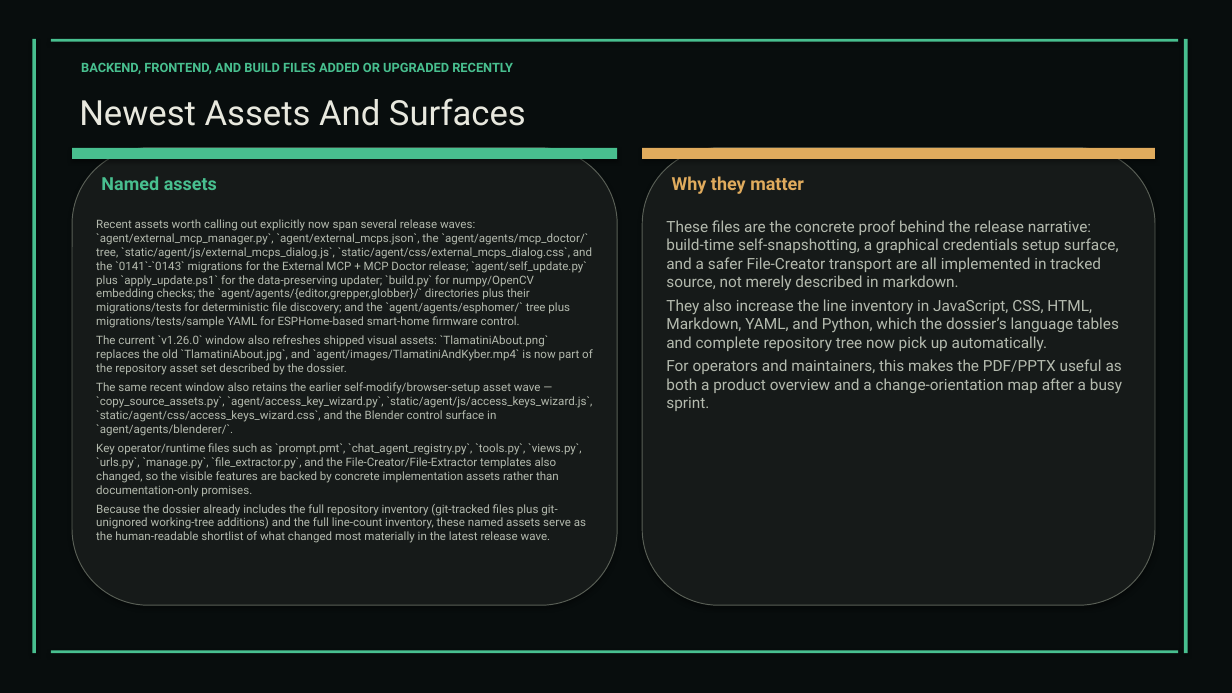
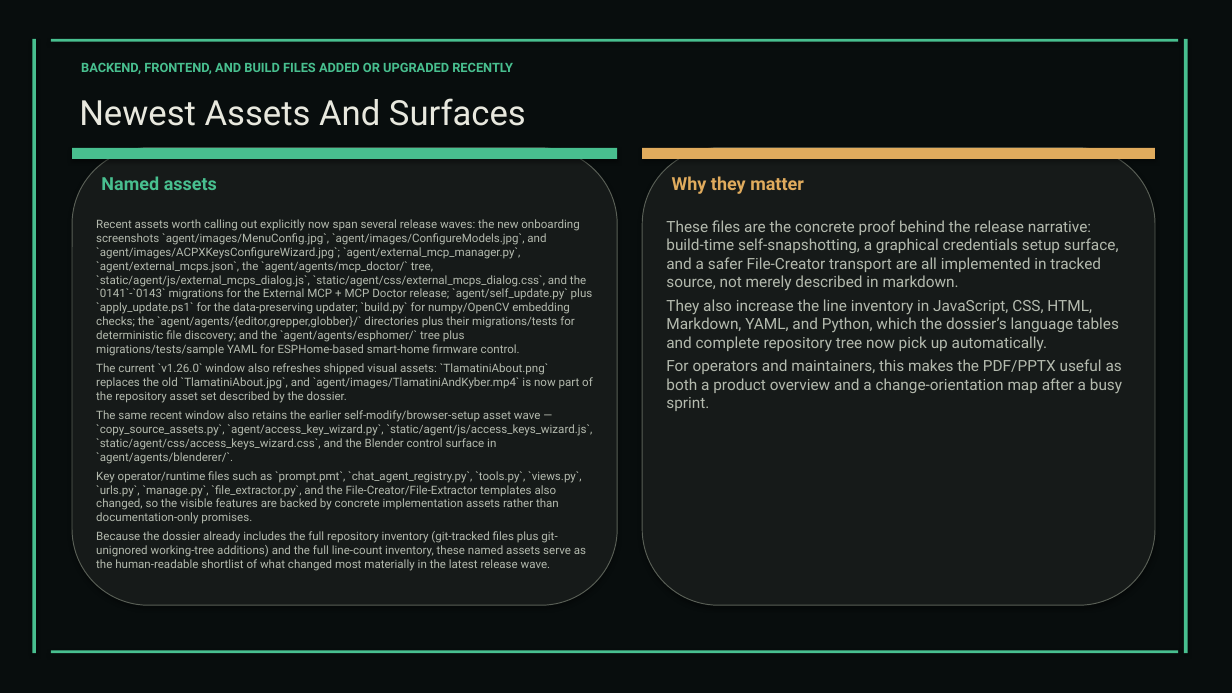
Before and after one commit to XAIHT/web-app, a slide deck: slide 27 of Tlamatini_eXtended_Artificial_Intelligence_Humanly_Tempered.pptx (slide 25 before the commit). Drawn at 1232x693 pixels with LibreOffice and Linux fonts; fonts in the diff are those of the drawing. Boxes give left, top, right and bottom in pixels: in the first picture for what was removed or moved away, otherwise in the second. Text is boxed around its words. In the diff, an @@ line names an element or a change of style, - is before the commit and + after.

```diff
--- a/Tlamatini_eXtended_Artificial_Intelligence_Humanly_Tempered.pptx
+++ b/Tlamatini_eXtended_Artificial_Intelligence_Humanly_Tempered.pptx
@@ text at [96, 219, 593, 356]: text changed @@
-Recent assets worth calling out explicitly now span several release waves: `agent/external_mcp_manager.py`, `agent/external_mcps.json`, the `agent/agents/mcp_doctor/` tree, `static/agent/js/external_mcps_dialog.js`, `static/agent/css/external_mcps_dialog.css`, and the `0141`-`0143` migrations for the External MCP + MCP Doctor release; `agent/self_update.py` plus `apply_update.ps1` for the data-preserving updater; `build.py` for numpy/OpenCV embedding checks; the `agent/agents/{editor,grepper,globber}/` directories plus their migrations/tests for deterministic file discovery; and the `agent/agents/esphomer/` tree plus migrations/tests/sample YAML for ESPHome-based smart-home firmware control.
+Recent assets worth calling out explicitly now span several release waves: the new onboarding screenshots `agent/images/MenuConfig.jpg`, `agent/images/ConfigureModels.jpg`, and `agent/images/ACPXKeysConfigureWizard.jpg`; `agent/external_mcp_manager.py`, `agent/external_mcps.json`, the `agent/agents/mcp_doctor/` tree, `static/agent/js/external_mcps_dialog.js`, `static/agent/css/external_mcps_dialog.css`, and the `0141`-`0143` migrations for the External MCP + MCP Doctor release; `agent/self_update.py` plus `apply_update.ps1` for the data-preserving updater; `build.py` for numpy/OpenCV embedding checks; the `agent/agents/{editor,grepper,globber}/` directories plus their migrations/tests for deterministic file discovery; and the `agent/agents/esphomer/` tree plus migrations/tests/sample YAML for ESPHome-based smart-home firmware control.
```
Also in this commit, not shown: 27 other slides changed, 2 slides added, 2 slides removed, 6 other files.
